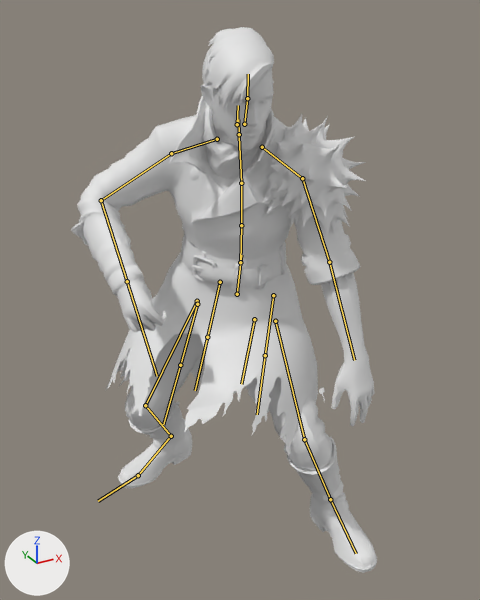
Before and after pictures for a commit that changed the FBX model unity/Assets/Art/Characters/k3/Klipler/Kilic_VUR.fbx.
Both versions are drawn from a camera (50 mm lens) standing at (-0.969, -1.753, 1.612) and looking at (-0.066, -0.111, 0.791). Lighting does not change. The marker at lower left points along +X, +Y and +Z. The first picture is the older version. Both versions are drawn at frame 13 of the action 'Kilic_VUR'; the numbers are the values there. The bones that change, and the others that lie on the model, are drawn over the model as lines.

In view in the first picture: 'k3_Govde'.
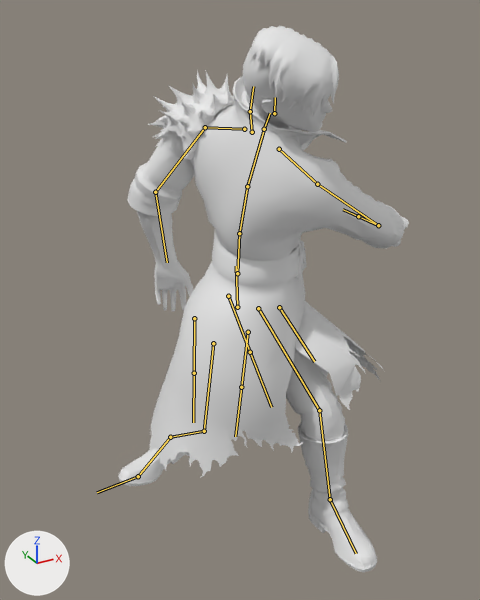
Commit message: fix(k3): Kilic_VUR Mixamo kesisini iceriyor (B1)

Changed parts and their boxes (x1, y1, x2, y2) in the pictures (480 x 600 px):
'k3_Govde', posed: before (71, 27, 377, 573); after (118, 26, 409, 572)
bone 'mixamorig:Hips', root to tip: before (237, 294) to (241, 255); after (237, 307) to (236, 266)
bone 'mixamorig:Spine', root to tip: before (240, 262) to (241, 225); after (237, 273) to (239, 233)
bone 'mixamorig:Spine1', root to tip: before (241, 225) to (241, 183); after (239, 233) to (247, 186)
bone 'mixamorig:Spine2', root to tip: before (241, 183) to (239, 136); after (247, 186) to (263, 131)
bone 'mixamorig:Neck', root to tip: before (239, 134) to (238, 119); after (264, 129) to (270, 113)
bone 'mixamorig:Head', root to tip: before (237, 124) to (238, 105); after (274, 113) to (275, 97)
bone 'mixamorig:LeftShoulder', root to tip: before (262, 147) to (302, 178); after (244, 129) to (205, 127)
bone 'mixamorig:LeftArm', root to tip: before (302, 178) to (329, 262); after (205, 127) to (155, 192)
bone 'mixamorig:LeftForeArm', root to tip: before (329, 262) to (354, 360); after (155, 192) to (167, 262)
bone 'mixamorig:RightShoulder', root to tip: before (217, 139) to (171, 153); after (279, 149) to (317, 184)
bone 'mixamorig:RightArm', root to tip: before (171, 153) to (101, 200); after (317, 184) to (378, 225)
bone 'mixamorig:RightForeArm', root to tip: before (101, 200) to (127, 281); after (378, 225) to (358, 216)
bone 'mixamorig:RightHand', root to tip: before (127, 281) to (157, 376); after (358, 216) to (343, 209)
bone 'mixamorig:LeftUpLeg', root to tip: before (275, 321) to (304, 439); after (258, 308) to (319, 410)
bone 'mixamorig:LeftLeg', root to tip: before (304, 439) to (330, 499); after (319, 410) to (330, 499)
bone 'mixamorig:RightUpLeg', root to tip: before (197, 301) to (145, 405); after (213, 343) to (204, 431)
bone 'mixamorig:RightLeg', root to tip: before (145, 405) to (171, 436); after (204, 431) to (170, 437)
bone 'mixamorig:RightFoot', root to tip: before (171, 436) to (138, 475); after (170, 437) to (138, 476)
bone 'mixamorig:RightToeBase', root to tip: before (138, 475) to (98, 501); after (138, 476) to (97, 492)
bone 'x_etek_OnL_01', root to tip: before (254, 319) to (241, 384); after (279, 307) to (314, 361)
bone 'x_etek_OnR_01', root to tip: before (197, 304) to (180, 365); after (248, 332) to (241, 387)
bone 'x_etek_ArkaL_01', root to tip: before (273, 295) to (265, 355); after (228, 296) to (250, 352)
bone 'x_etek_ArkaR_01', root to tip: before (220, 282) to (207, 337); after (194, 318) to (194, 373)

The change in detail:
Bone 'mixamorig:Hips' (bone_mixamorig_hips) moves from (-0.025, -0.156, 0.043) to (-0.067, -0.161, 0.121).
Bone 'mixamorig:Hips' (bone_mixamorig_hips) turns from (9, -49, -10) to (0, 29, 2) degrees about its own x, y and z.
Bone 'mixamorig:Spine' (bone_mixamorig_spine) turns from (7, 1, 1) to (5, 28, 5) degrees about its own x, y and z.
Bone 'mixamorig:Spine1' (bone_mixamorig_spine1) turns from (8, 1, 0) to (7, 26, 6) degrees about its own x, y and z.
Bone 'mixamorig:Spine2' (bone_mixamorig_spine2) turns from (8, 1, 0) to (6, 26, 6) degrees about its own x, y and z.
Bone 'mixamorig:Neck' (bone_mixamorig_neck) turns from (6, 6, -1) to (-4, -12, 9) degrees about its own x, y and z.
Bone 'mixamorig:Head' (bone_mixamorig_head) turns from (-20, 28, -12) to (-35, -53, 28) degrees about its own x, y and z.
Bone 'mixamorig:LeftShoulder' (bone_mixamorig_leftshoulder) turns from (0, 8, 9) to (-5, -3, -6) degrees about its own x, y and z.
Bone 'mixamorig:LeftArm' (bone_mixamorig_leftarm) turns from (13, 7, 20) to (48, 44, 16) degrees about its own x, y and z.
Bone 'mixamorig:LeftForeArm' (bone_mixamorig_leftforearm) turns from (-4, -6, -10) to (12, -7, 16) degrees about its own x, y and z.
Bone 'mixamorig:RightShoulder' (bone_mixamorig_rightshoulder) turns from (-7, -13, -14) to (0, -22, -24) degrees about its own x, y and z.
Bone 'mixamorig:RightArm' (bone_mixamorig_rightarm) turns from (-10, -17, -9) to (-20, -23, -14) degrees about its own x, y and z.
Bone 'mixamorig:RightForeArm' (bone_mixamorig_rightforearm) turns from (28, 32, -49) to (22, 13, -36) degrees about its own x, y and z.
Bone 'mixamorig:RightHand' (bone_mixamorig_righthand) turns from (0, 12, 0) to (0, 0, 0) degrees about its own x, y and z.
Bone 'mixamorig:LeftUpLeg' (bone_mixamorig_leftupleg) turns from (42, -19, 24) to (54, 26, 3) degrees about its own x, y and z.
Bone 'mixamorig:LeftLeg' (bone_mixamorig_leftleg) turns from (-65, -3, 4) to (-49, 7, -8) degrees about its own x, y and z.
Bone 'mixamorig:LeftFoot' (bone_mixamorig_leftfoot) turns from (11, -19, -8) to (-3, 1, -7) degrees about its own x, y and z.
Bone 'mixamorig:RightUpLeg' (bone_mixamorig_rightupleg) turns from (31, 18, -2) to (-15, 34, -1) degrees about its own x, y and z.
Bone 'mixamorig:RightLeg' (bone_mixamorig_rightleg) turns from (-66, -8, 3) to (-39, 9, -9) degrees about its own x, y and z.
Bone 'mixamorig:RightFoot' (bone_mixamorig_rightfoot) turns from (32, 9, 8) to (38, 61, 3) degrees about its own x, y and z.
Bone 'mixamorig:RightToeBase' (bone_mixamorig_righttoebase) turns from (2, 0, 0) to (12, 1, -2) degrees about its own x, y and z.
Bone 'x_etek_OnL_01' (bone_x_etek_onl_01) turns from (-38, -4, -5) to (-40, 2, 3) degrees about its own x, y and z.
Bone 'x_etek_OnR_01' (bone_x_etek_onr_01) turns from (-24, 1, 2) to (9, 0, -1) degrees about its own x, y and z.
Bone 'x_etek_ArkaL_01' (bone_x_etek_arkal_01) turns from (-24, -2, -6) to (-25, 2, 3) degrees about its own x, y and z.
Bone 'x_etek_ArkaR_01' (bone_x_etek_arkar_01) turns from (-15, 1, 2) to (6, 0, -1) degrees about its own x, y and z.
